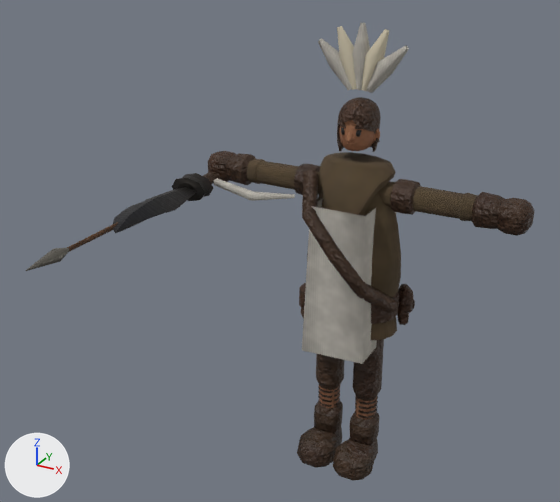
The glTF model csharp/Unciv.Godot/Packs/units/models/unit/Atlatlist.glb as it was, and as the next commit left it.
Camera for both pictures: a 50 mm camera at (0.592, -1.399, 1.185) aimed at (-0.056, -0.222, 0.597). The axes (+X, +Y, +Z) are drawn at lower left. The lights are the same throughout. The picture after the commit comes second. Where no turn or scale is listed for an object, it has been applied to the vertices. Vertices at exactly the same position are counted once.

The first picture shows 'Javelins', 'Knife', 'Warrior'.
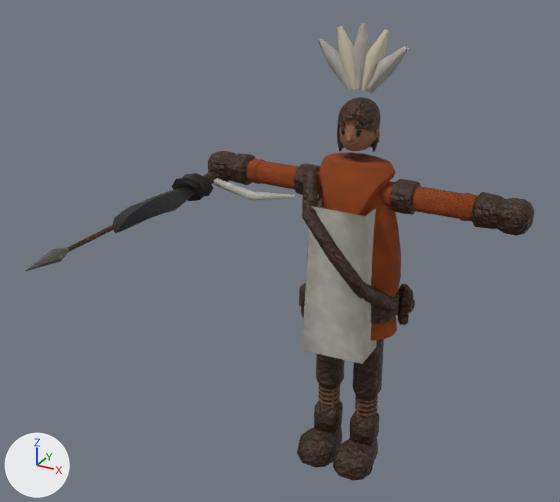
Changed parts and their boxes [x1, y1, x2, y2] in the pictures (560 x 502 px):
part 1 of me_mesh_skinned, recoloured
    both: [247, 152, 478, 341]

The change, as a list of edits to the scene's bpy script:
```text
Change me_mesh_skinned:
    where me_mesh_skinned.from_pydata(...)  # 2526 vertices, 4685 faces; spans x -0.354..0.354, y -0.111..0.087, z 0.015..1.007
    used by ob_warrior; location = (0.0, 0.0, -0.015)
    me_mesh_skinned part 1: 1086 faces centred in x -0.24..0.24, y -0.069..0.07, z 0.363..0.743 are repainted in the vertex colours; the middle colour goes from brown #5a4935 to brown #974516
```
